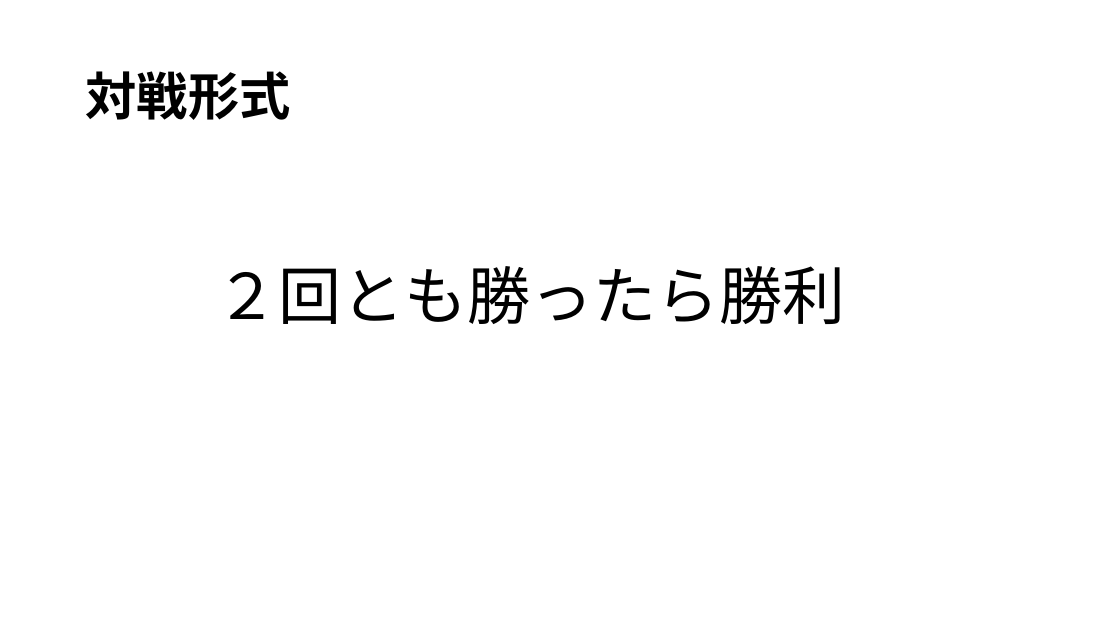
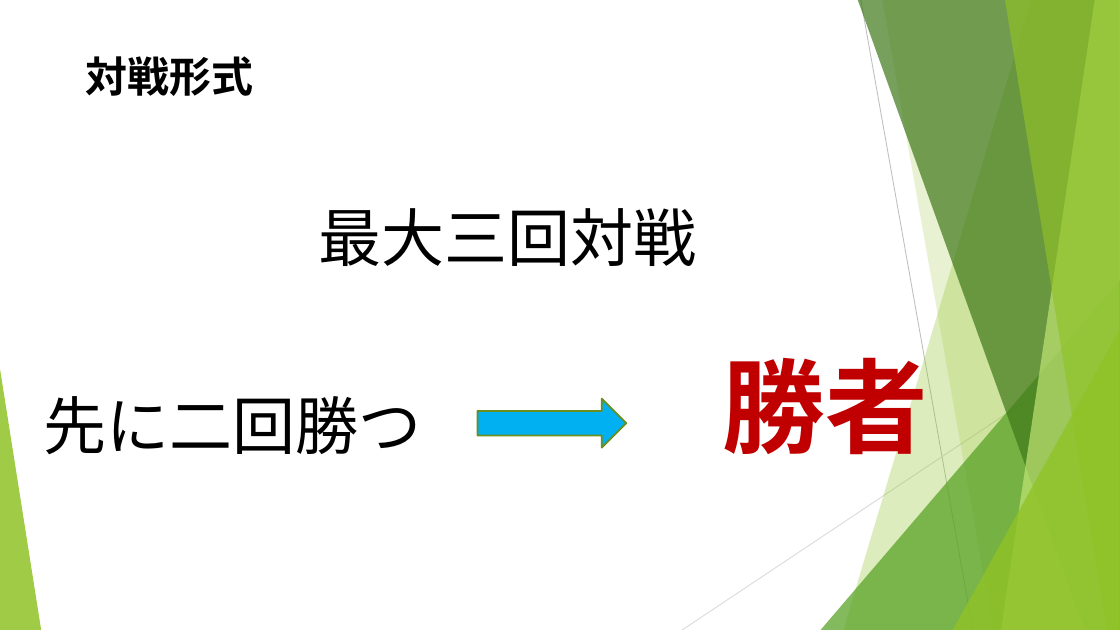
Before and after one commit to noko1024/ChaserDoc, a slide deck: slide 17 of New_U-16.pptx (slide 16 before the commit). Drawn at 1120x630 pixels with LibreOffice and Linux fonts; fonts in the diff are those of the drawing. Boxes give left, top, right and bottom in pixels: in the first picture for what was removed or moved away, otherwise in the second. Text is boxed around its words. In the diff, an @@ line names an element or a change of style, - is before the commit and + after.

```diff
--- a/New_U-16.pptx
+++ b/New_U-16.pptx
@@ title "対戦形式" at [86, 56, 254, 96]: size 44 to 36 pt, font Noto Sans CJK JP to Cabin; line spacing 0.9 to 1; vertical alignment middle to top @@
@@ text added at [318, 208, 696, 266], 54 pt, text #000000 @@
+最大三回対戦
@@ text removed at [215, 266, 845, 324] @@
-２回とも勝ったら勝利
@@ text added at [723, 340, 928, 471], 88 pt, text #C00000, bold @@
+勝者
@@ group added at [0, 0, 1120, 630]: 5 freeform shapes, 3 triangles, 2 lines @@
@@ text added at [43, 396, 421, 454], 54 pt, text #000000 @@
+先に二回勝つ
@@ right arrow added at [477, 399, 626, 448], fill #00B0F0, outline #6B901C 1.5 pt @@
```
Also in this commit, not shown: 18 other slides changed, 3 slides added, 1 slide removed.
